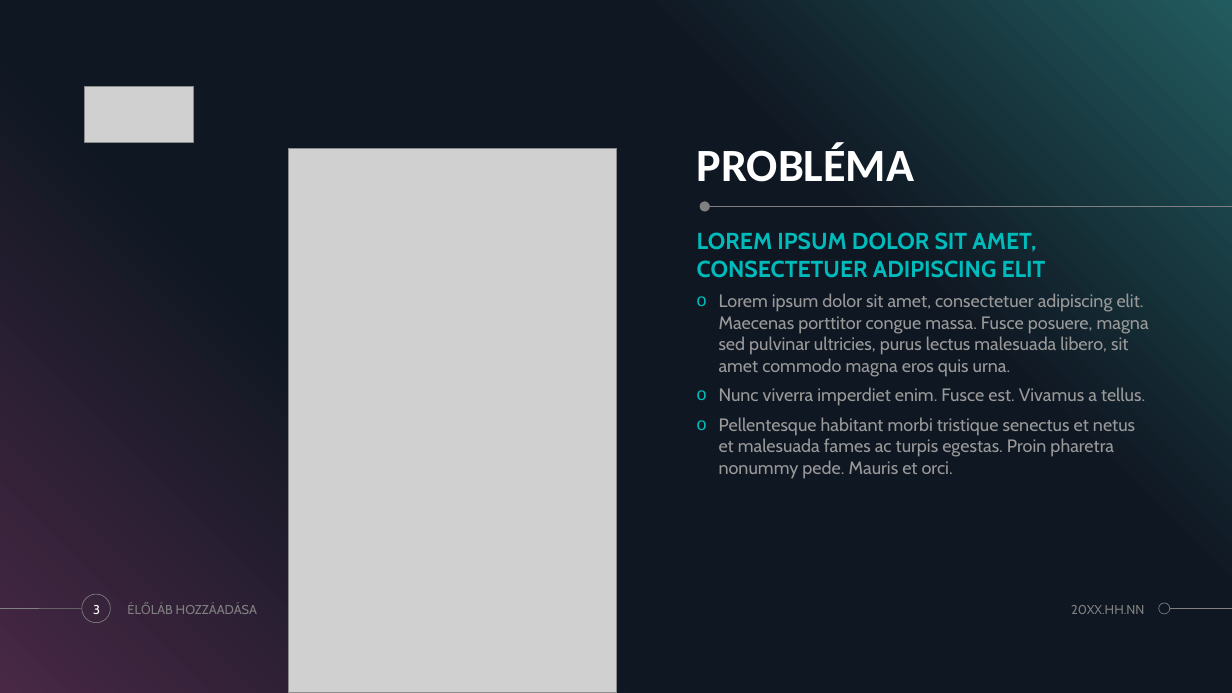
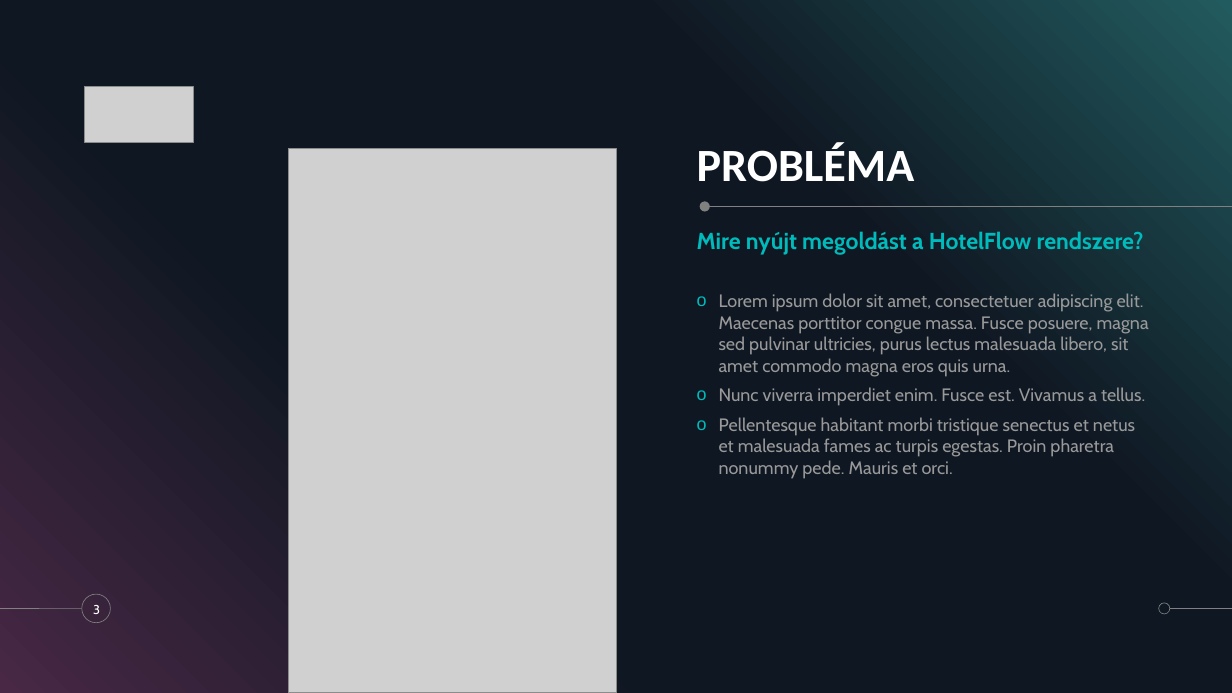
Before and after one commit to MonostoriMark/13_S1_2_vizsgaremek, a slide deck: slide 3 of HOTELFLOW.pptx. Drawn at 1232x693 pixels with LibreOffice and Linux fonts; fonts in the diff are those of the drawing; grey boxes stand for pictures. Boxes give left, top, right and bottom in pixels: in the first picture for what was removed or moved away, otherwise in the second. Text is boxed around its words. In the diff, an @@ line names an element or a change of style, - is before the commit and + after.

```diff
--- a/HOTELFLOW.pptx
+++ b/HOTELFLOW.pptx
@@ text at (697,231,1144,255): text changed @@
-LOREM IPSUM DOLOR SIT AMET, CONSECTETUER ADIPISCING ELIT
+Mire nyújt megoldást a HotelFlow rendszere?
@@ text removed at (176,605,257,614) @@
-ÉLŐLÁB HOZZÁADÁSA
@@ text removed at (1071,605,1144,614) @@
-20XX.HH.NN
```
Also in this commit, not shown: 9 other slides changed, 5 slides added, 14 slides removed.
